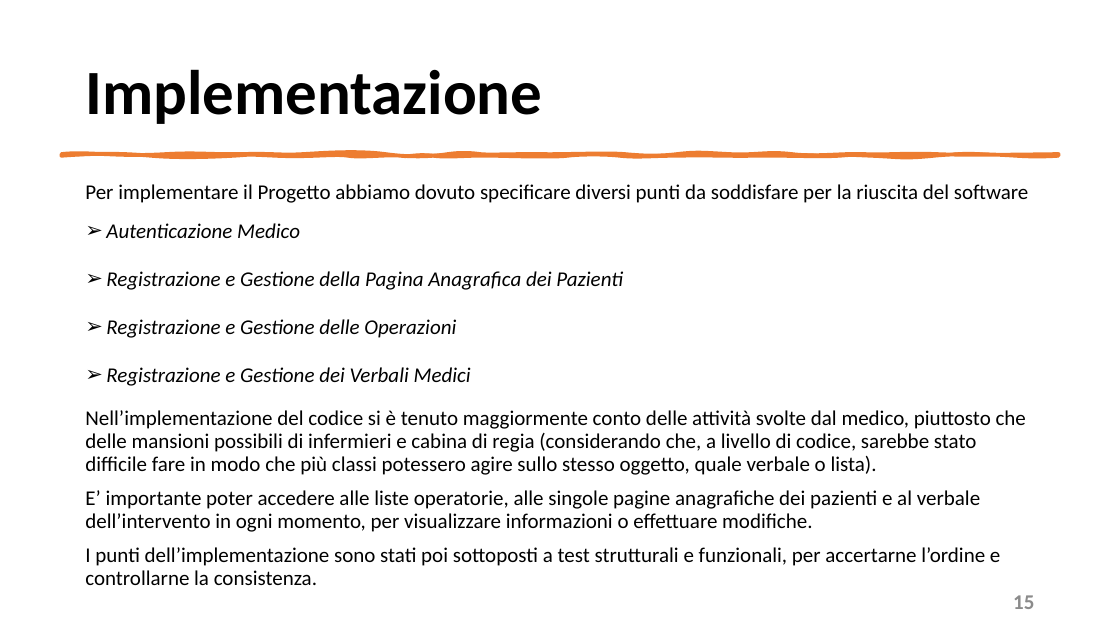
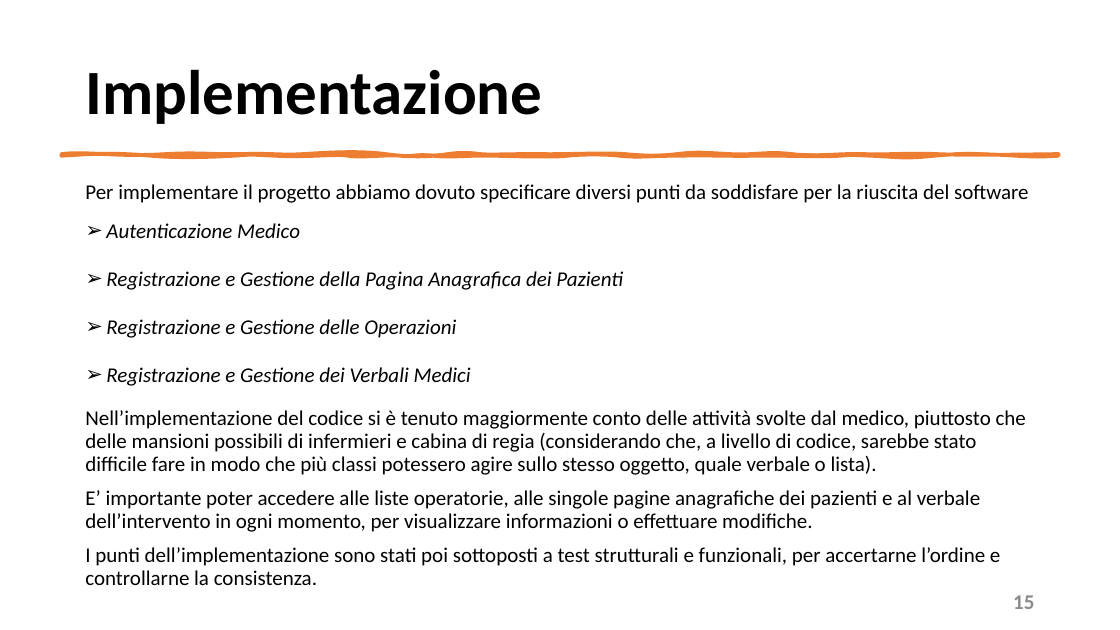
Before and after one commit to mangilimatteo/Progetto_Ingegneria_Software_Cattaneo_Mangili_Saini, a slide deck: slide 15 of Presentazione/Presentazione_Progetto.pptx. Drawn at 1120x630 pixels with LibreOffice and Linux fonts; fonts in the diff are those of the drawing. Boxes give left, top, right and bottom in pixels: in the first picture for what was removed or moved away, otherwise in the second. Text is boxed around its words. In the diff, an @@ line names an element or a change of style, - is before the commit and + after.

```diff
--- a/Presentazione/Presentazione_Progetto.pptx
+++ b/Presentazione/Presentazione_Progetto.pptx
@@ text at bbox=[85, 184, 1029, 203]: text changed @@
-Per implementare il Progetto abbiamo dovuto specificare diversi punti da soddisfare per la riuscita del software
+Per implementare il progetto abbiamo dovuto specificare diversi punti da soddisfare per la riuscita del software
```
Also in this commit, not shown: 10 other slides changed, 1 other file.
